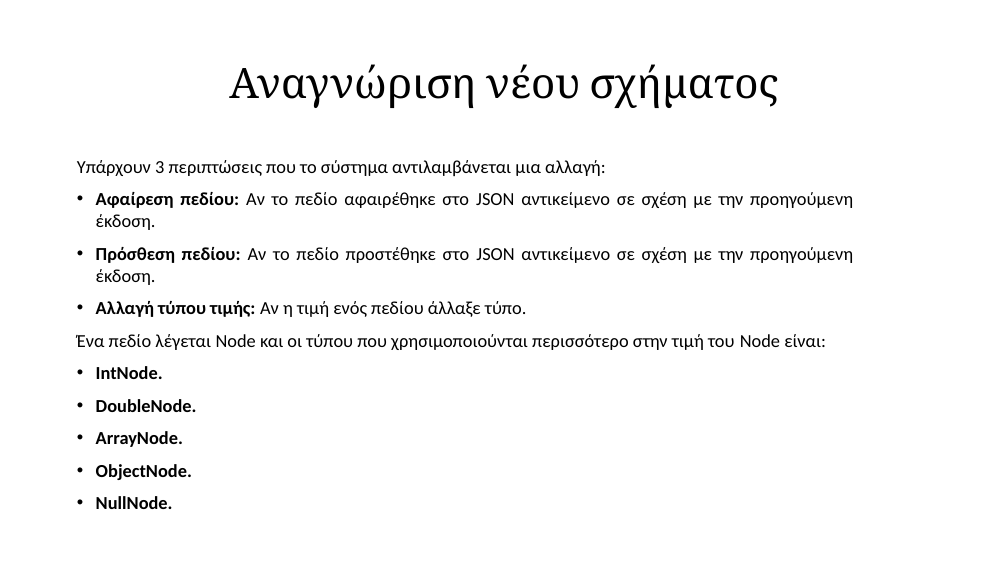
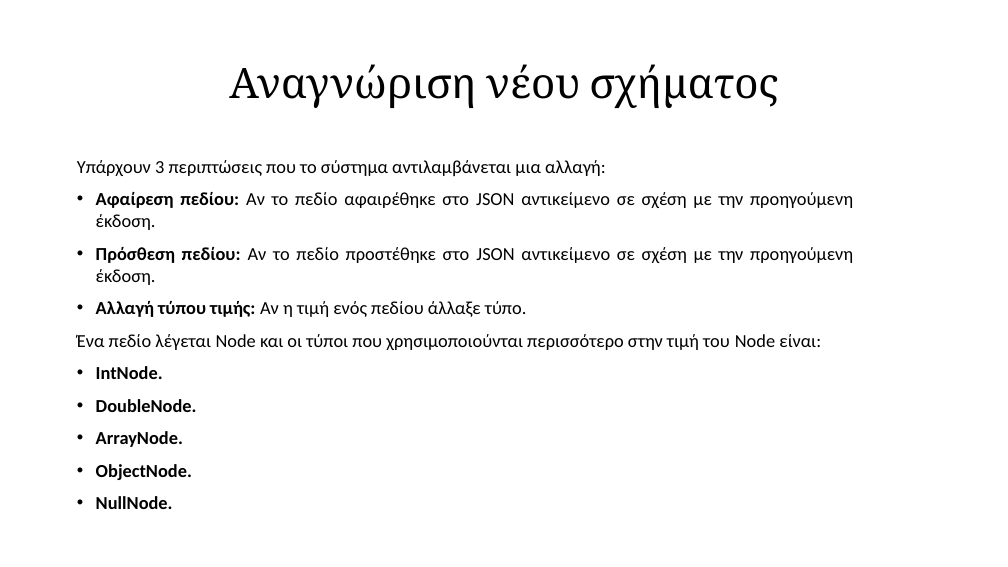
Before and after one commit to thomas-siozos/Export-and-Visualization-Schema-s-Versions-from-JSON-Data, a slide deck: slide 9 of Export_and_Visualization_Schemas_Versions_from_JSON_Data/presentation/Presentation.pptx. Drawn at 1008x567 pixels with LibreOffice and Linux fonts; fonts in the diff are those of the drawing. Boxes give left, top, right and bottom in pixels: in the first picture for what was removed or moved away, otherwise in the second. Text is boxed around its words. In the diff, an @@ line names an element or a change of style, - is before the commit and + after.

Commit message:
update presentation

```diff
--- a/Export_and_Visualization_Schemas_Versions_from_JSON_Data/presentation/Presentation.pptx
+++ b/Export_and_Visualization_Schemas_Versions_from_JSON_Data/presentation/Presentation.pptx
@@ text at bbox=[77, 334, 821, 350]: text changed @@
-Ένα πεδίο λέγεται Node και οι τύπου που χρησιμοποιούνται περισσότερο στην τιμή του Node είναι:
+Ένα πεδίο λέγεται Node και οι τύποι που χρησιμοποιούνται περισσότερο στην τιμή του Node είναι:
```
